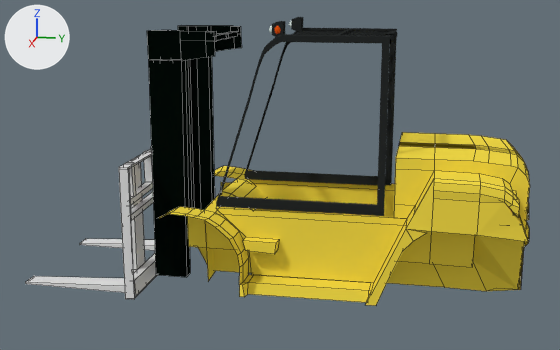
One commit to the Blender file Models/Vehicles/Land/Forklift/Hyundai70ds.blend: the scene before it, then after it.
Rendered twice from a 50 mm camera at (14.01, 2.79, 3.32) aimed at (0.07, 0.0, -0.16). Lighting does not change. The marker at upper left points along +X, +Y and +Z. Mesh edges are drawn as thin lines on the coarser meshes.

Names of what the first picture shows: 'Carriage', 'Chasis', 'Mast', 'OverheadGuard'.
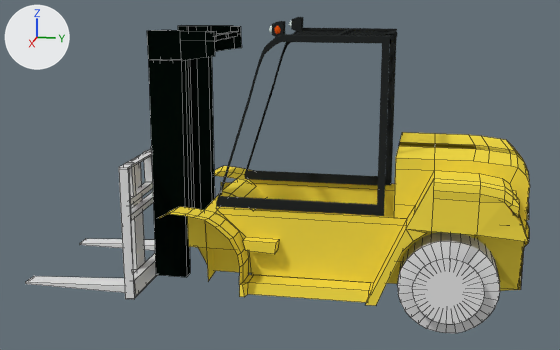
What the commit changed:
Mesh me_cylinder is new.
It has 96 vertices, 65 faces and spans x -1.0..1.0, y -1.0..1.0, z -1.0..1.0.
Object 'Cylinder' (ob_cylinder) is new; it shows me_cylinder.
Its location is (1.45, 3.15, -1.53).
Its rotation in degrees is (0, -90, 0).
Its scale is (0.814, 0.826, 0.424).

Changed parts and their boxes [x1, y1, x2, y2] in the pictures (560 x 350 px):
'Cylinder', added
    after: [397, 232, 500, 333]
